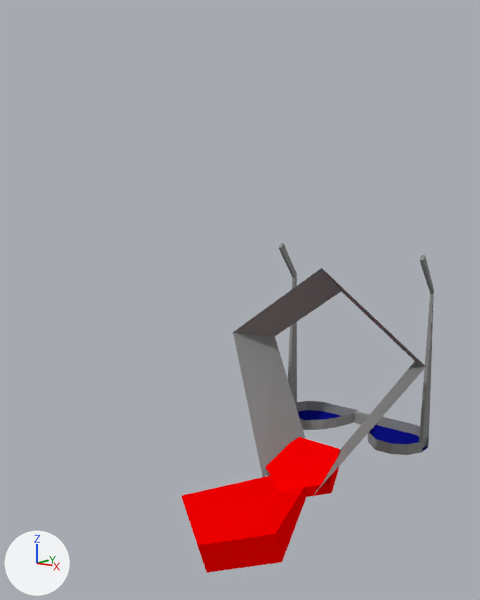
The Blender file blend/colarinho_e_oculos.blend as it was, and as the next commit left it.
One viewpoint serves both versions: a camera (50 mm lens) standing at (11.2, -12.52, 7.07) and looking at (-0.62, 2.8, 3.4). The lights are fixed; the arrows at lower left show +X, +Y and +Z.

The scene before the commit, as lines of its bpy script (objects in view):
```python
me_circle = bpy.data.meshes.new('Circle')
me_circle.from_pydata(...)  # 196 vertices, 171 faces; spans x -4.48..4.04, y -3.74..3.76, z -6.78..3.14
# faces by material slot: [133, 26, 12]
me_circle.materials.append(mat_colarinho)  # grey #8c8c8c
me_circle.materials.append(mat_gravata)  # red #ff0000
me_circle.materials.append(mat_lentes)  # blue #0d1284
ob_circle = bpy.data.objects.new('Circle', me_circle)
ob_circle.location = (0.0, 6.87, 0.0)
ob_circle.rotation_euler = (-1.571, 1.571, 0.0)  # degrees (-90, 90, 0)
```
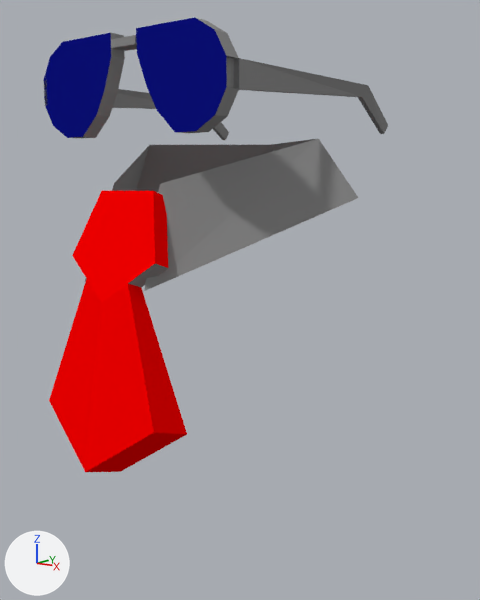
Where the change shows, as pixel boxes (x1, y1, x2, y2) in the pictures (480 x 600 px):
'Circle', reshaped, moved, turned: before (181, 243, 434, 573); after (43, 18, 388, 291)
'Circle.001', added (red): after (49, 191, 187, 472)
    faces in mat_gravata (red #ff0000): (49, 191, 187, 472)
    faces in mat_colarinho (grey #8c8c8c): (128, 264, 168, 287)
'Circle.002', added (blue): after (44, 17, 227, 138)
part 1 of me_circle, deleted (red): before (181, 437, 340, 573)
part 2 of me_circle, deleted (blue): before (298, 410, 427, 451)

Patch to the scene script:
```diff
--- a/blend/colarinho_e_oculos.blend.py
+++ b/blend/colarinho_e_oculos.blend.py
@@ me_circle @@
 # used by ob_circle; location = (0.0, 6.87, 0.0); rotation_euler = (-1.571, 1.571, 0.0), in degrees (-90, 90, 0)
-me_circle.from_pydata(...)  # 196 vertices, 171 faces; spans x -4.48..4.04, y -3.74..3.76, z -6.78..3.14
+me_circle.from_pydata(...)  # 170 vertices, 132 faces; spans x -4.48..3.02, y -3.74..3.76, z -2.36..3.14
+# me_circle part 1: the loose piece of 26 vertices spanning x 2.13..4.04, y -1.76..1.74, z -6.78..-0.24 is deleted
+# me_circle part 2
+# 12 faces are deleted
 me_circle.materials.append(mat_colarinho)
-me_circle.materials.append(mat_gravata)  # red #ff0000
-me_circle.materials.append(mat_lentes)  # blue #0d1284
@@ me_circle_001 @@
+me_circle_001.from_pydata(...)  # 26 vertices, 27 faces; spans x 2.13..4.04, y -1.76..1.74, z -6.78..-0.24
+# faces by material slot: [1, 26]
+me_circle_001.materials.append(mat_colarinho)  # grey #8c8c8c
+me_circle_001.materials.append(mat_gravata)  # red #ff0000
@@ me_circle_002 @@
+me_circle_002.from_pydata([(2.44, 0.34, 3.14), (2.44, 0.34, 2.64), (2.44, 0.61, 1.93), (2.44, 0.9, 1.43), (2.44, 1.41, 0.96), (2.44, 1.99, 0.96), (2.44, 2.5, 1.25), (2.44, 2.79, 1.76), (2.44, 2.79, 2.34), (2.44, 2.5, 2.85), (2.44, 1.99, 3.14), (2.47, -1.5, 3.14), (2.47, -2.08, 3.14), (2.47, -2.59, 2.85), (2.47, -2.88, 2.34), (2.47, -2.88, 1.76), (2.47, -2.59, 1.25), (2.47, -2.08, 0.96), (2.47, -1.5, 0.96), (2.47, -1.0, 1.43), (2.47, -0.7, 1.93), (2.47, -0.43, 2.64), (2.47, -0.43, 3.14)], [], [(9, 0, 10), (1, 0, 9, 8), (8, 7, 2, 1), (7, 6, 3, 2), (6, 5, 4, 3), (22, 21, 11), (21, 20, 11), (20, 19, 11), (19, 16, 13, 11), (13, 12, 11), (16, 15, 14, 13), (19, 18, 17, 16)])
+me_circle_002.materials.append(mat_lentes)  # blue #0d1284
@@ ob_circle @@
 ob_circle = bpy.data.objects.new('Circle', me_circle)
-ob_circle.location = (0.0, 6.87, 0.0)
-ob_circle.rotation_euler = (-1.571, 1.571, 0.0)  # degrees (-90, 90, 0)
+ob_circle.location = (0.0, 0.4, 6.95)
+ob_circle.rotation_euler = (0.0, 0.0, -1.571)  # degrees (0, 0, -90)
@@ ob_circle_001 @@
+ob_circle_001 = bpy.data.objects.new('Circle.001', me_circle_001)
+ob_circle_001.location = (0.0, 0.4, 6.95)
+ob_circle_001.rotation_euler = (0.0, 0.0, -1.571)  # degrees (0, 0, -90)
@@ ob_circle_002 @@
+ob_circle_002 = bpy.data.objects.new('Circle.002', me_circle_002)
+ob_circle_002.location = (0.0, 0.4, 6.95)
+ob_circle_002.rotation_euler = (0.0, 0.0, -1.571)  # degrees (0, 0, -90)
```
